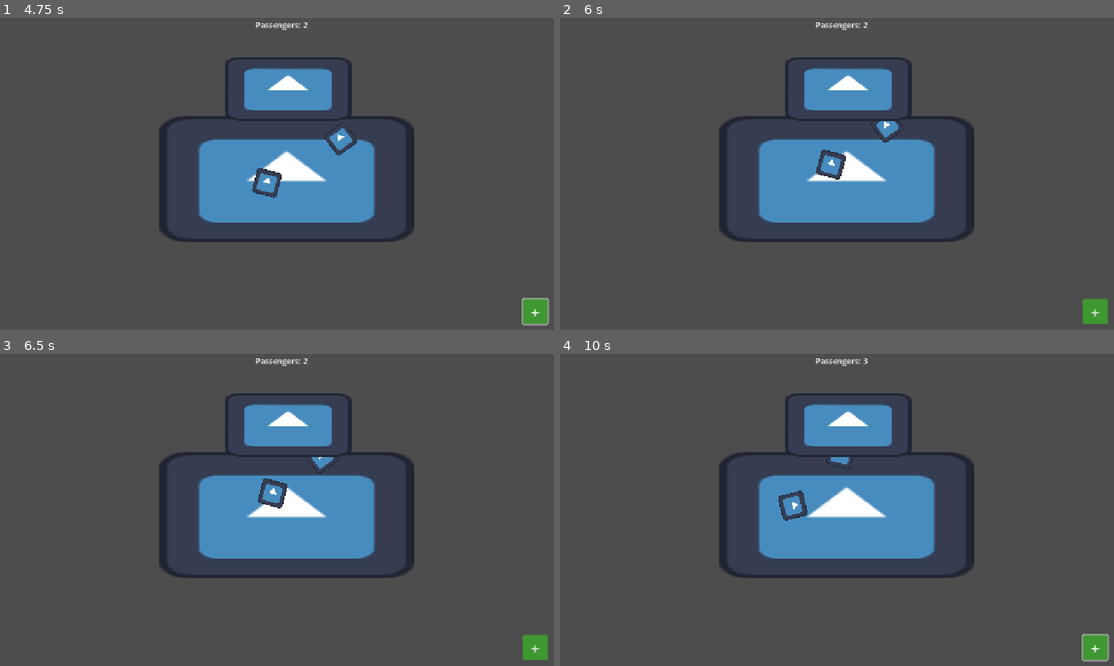
Above: before the commit, frames 1-4 (two rows, left to right).
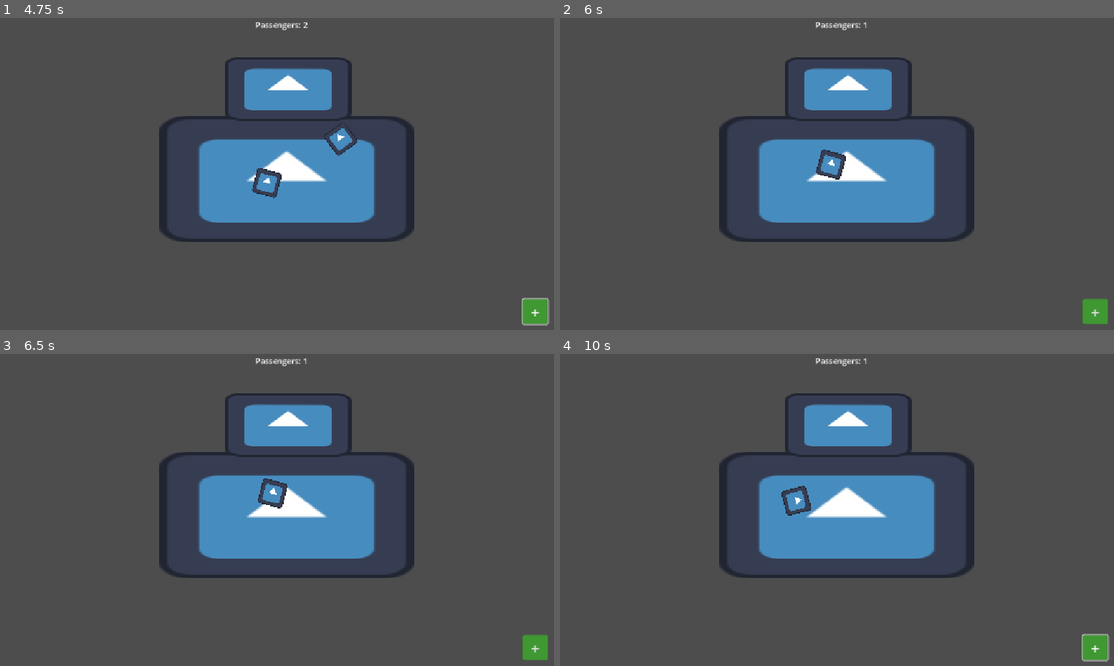
Above: after the commit, the same moments.

Repository: iamagoodperson-yay/rail-clicker
Game: Godot game, scene res://scenes/main.tscn
Two runs of this game, one before a commit and one after it. Both use one fixed random seed, a clock stepped at 60 frames per second and the inputs below. The engine's default icon, where the game draws it, is replaced by a stand-in: a white triangle on a blue panel in a dark square.
Inputs (mouse positions are in pixels of both pictures, inside the frame that each line leads up to):
- Up to frame 1 (4.75 s): click "+" at 0.5 s; tap Enter at 1.25 s; move the mouse to (415, 161) at 1.27 s; hold Right 1.28-2.03 s; tap Alt at 1.35, 2.85, 4.35 s; click (415, 161) at 1.42 s; move the mouse to (171, 195) at 2.02 s; hold Down 2.03-2.78 s; tap Shift at 2.1, 3.6 s; move the mouse to (343, 108) at 2.77 s; hold Right 2.78-3.53 s; move the mouse to (260, 242) at 3.52 s; hold Up 3.53-4.28 s; click (260, 242) at 3.67 s; move the mouse to (459, 227) at 4.27 s; hold Left from 4.28 s (still down)
- Up to frame 2 (6 s): move the mouse to (676, 130) at 5.02 s; tap Shift at 5.1 s; move the mouse to (875, 180) at 5.77 s; release Left at 5.78 s; hold Down from 5.78 s (still down); tap Alt at 5.85 s; click (875, 180) at 5.92 s
- Up to frame 3 (6.5 s): keep holding Down
- Up to frame 4 (10 s): move the mouse to (759, 435) at 6.52 s; release Down at 6.53 s; hold Right 6.53-7.28 s; tap Shift at 6.6, 8.1, 9.6 s; move the mouse to (975, 497) at 7.27 s; hold Up 7.28-8.03 s; tap Alt at 7.35, 8.85 s; move the mouse to (731, 531) at 8.02 s; hold Right 8.03-8.78 s; click (731, 531) at 8.17 s; move the mouse to (903, 444) at 8.77 s; hold Down 8.78-9.53 s; tap Space at 9.5 s; move the mouse to (820, 578) at 9.52 s; hold Left from 9.53 s (still down)

Frame 1 is identical in both runs. In frame 2, 0.2% of the frame differs, in the area x 54-62%, y 1-40%; in frame 3, 0.1%; in frame 4, 0.5%, in the area x 39-56%, y 1-54%.

Commit message:
passengers dont get stuck anymore

Diff:
--- a/scenes/main.tscn
+++ b/scenes/main.tscn
@@ -6,9 +6,9 @@
 [ext_resource type="PackedScene" uid="uid://c6wjjnoasaug1" path="res://scenes/train.tscn" id="3_tbgi4"]
 
 [sub_resource type="NavigationPolygon" id="NavigationPolygon_jyhfs"]
-vertices = PackedVector2Array(822.96875, 445, 329.03125, 445, 329.96875, 106, 822.03125, 106)
-polygons = Array[PackedInt32Array]([PackedInt32Array(0, 1, 2, 3)])
-outlines = Array[PackedVector2Array]([PackedVector2Array(319, 455, 833, 455, 832, 96, 320, 96)])
+vertices = PackedVector2Array(719, 195.10156, 823, 194.09375, 823, 445, 329, 445, 329, 196, 439, 196, 439, 108, 719, 108)
+polygons = Array[PackedInt32Array]([PackedInt32Array(0, 1, 2, 3), PackedInt32Array(3, 4, 5), PackedInt32Array(0, 3, 5), PackedInt32Array(0, 5, 6, 7)])
+outlines = Array[PackedVector2Array]([PackedVector2Array(319, 455, 833, 455, 833, 184, 729, 185, 729, 98, 429, 98, 429, 186, 319, 186)])
 
 [sub_resource type="RectangleShape2D" id="RectangleShape2D_d3t8h"]
 size = Vector2(512, 256)
--- a/scenes/train.tscn
+++ b/scenes/train.tscn
@@ -11,7 +11,7 @@
 point_count = 6
 
 [sub_resource type="RectangleShape2D" id="RectangleShape2D_d3t8h"]
-size = Vector2(154.06268, 87.84236)
+size = Vector2(256.00363, 87.84236)
 
 [node name="Path2D" type="Path2D" unique_id=1865679941]
 curve = SubResource("Curve2D_sugp2")
@@ -29,4 +29,5 @@
 script = ExtResource("3_6b7q7")
 
 [node name="CollisionShape2D" type="CollisionShape2D" parent="PathFollow2D/TrainArea2D" unique_id=1480783289]
+position = Vector2(0.0033444627, -0.9999944)
 shape = SubResource("RectangleShape2D_d3t8h")
--- a/scripts/passenger.gd
+++ b/scripts/passenger.gd
@@ -14,6 +14,9 @@
 
 var train: Node2D
 @onready var nav_agent: NavigationAgent2D = $NavigationAgent2D
+
+func _ready():
+	add_to_group('passengers')
 
 func start(platform_ref, train_ref):
 	platform = platform_ref
--- a/scripts/spawn_passengers.gd
+++ b/scripts/spawn_passengers.gd
@@ -1,6 +1,5 @@
 extends Node2D
 
-var boarding = false
 
 var pass_scene = preload("res://scenes/passenger.tscn")
 @onready var platform = $"../PlatformArea/Hitbox"
@@ -16,6 +15,5 @@
 		passenger.board_train()
 
 func _process(delta: float) -> void:
-	if Event.train_arrived and not boarding:
+	if Event.train_arrived:
 		train_arrived()
-		boarding = true
--- a/scripts/train_area_2d.gd
+++ b/scripts/train_area_2d.gd
@@ -1,5 +1,8 @@
 extends Area2D
 
-func body_entered(body) -> void:
-	if body.is_in_group("Passengers"):
+func _ready():
+	body_entered.connect(_on_body_entered)
+
+func _on_body_entered(body):
+	if body.is_in_group("passengers") and Event.train_arrived:
 		body.boarded()
